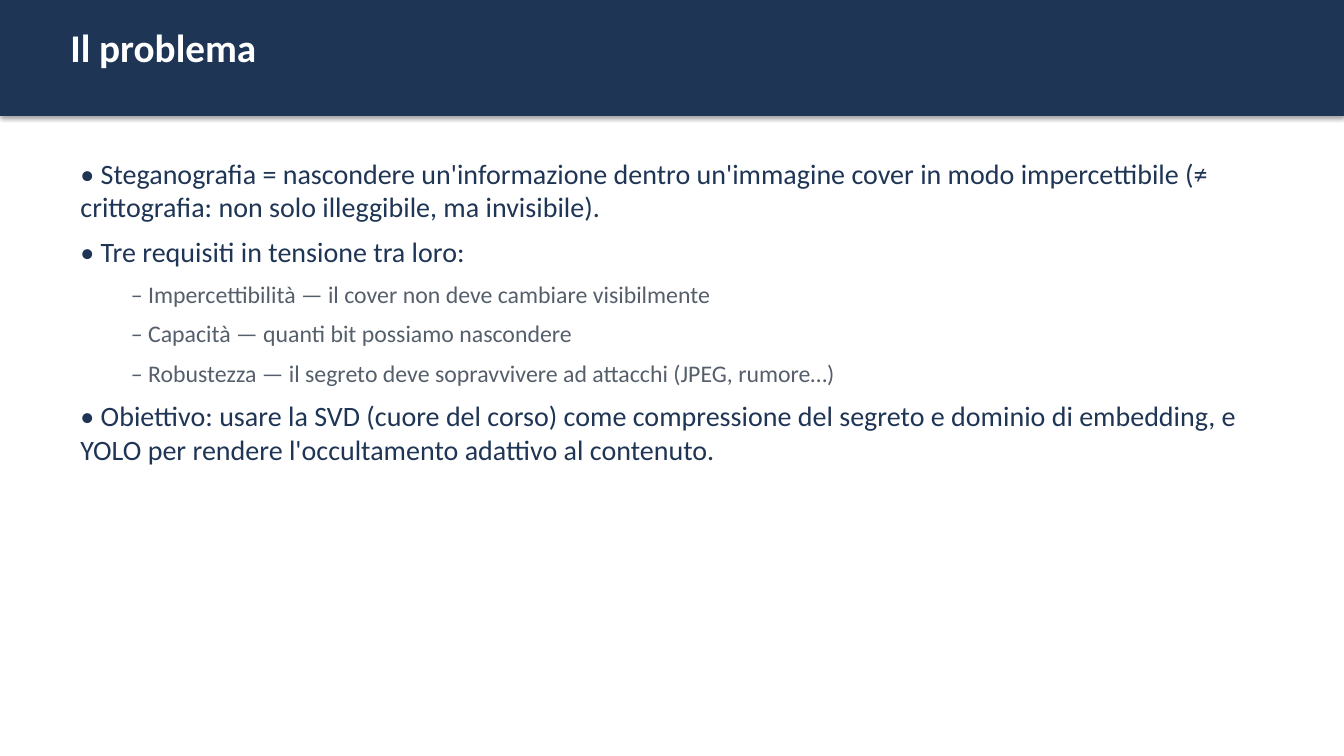
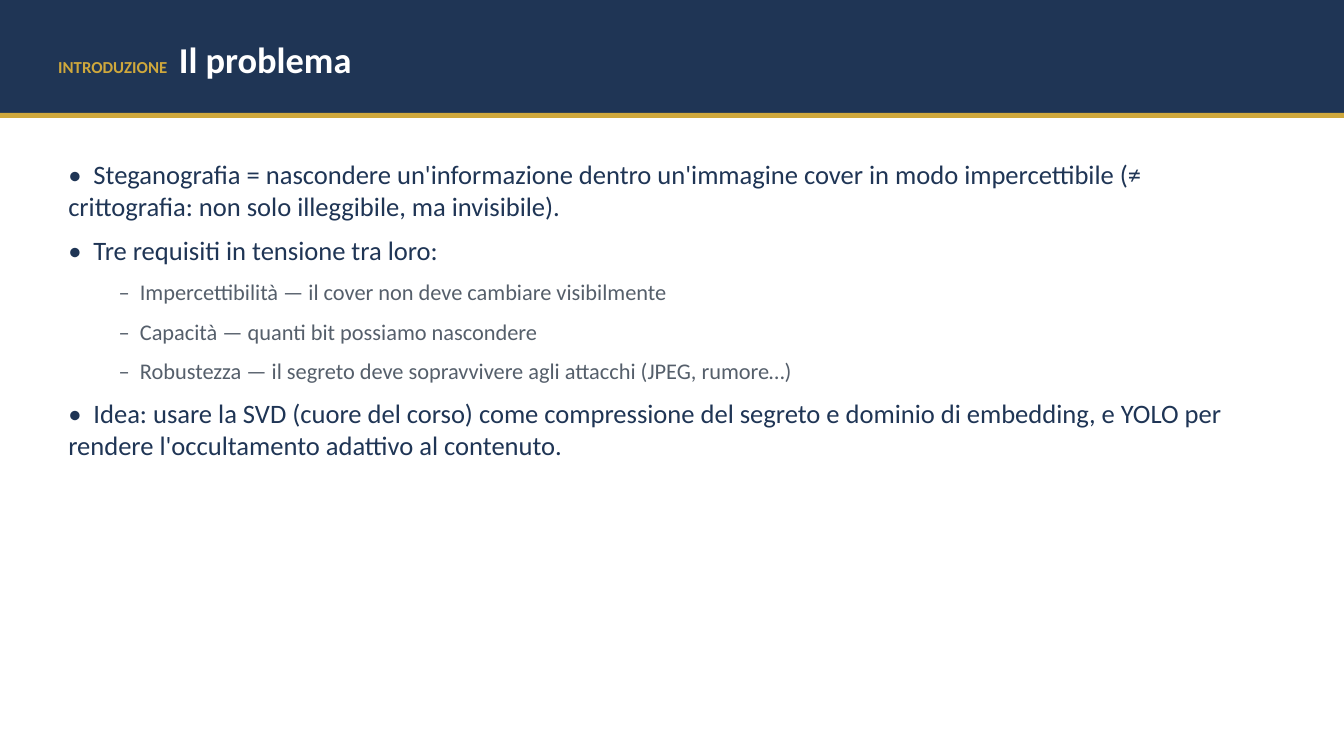
Before and after one commit to elmachico01/SVD_Claude, a slide deck: slide 2 of docs/presentazione.pptx. Drawn at 1344x756 pixels with LibreOffice and Linux fonts; fonts in the diff are those of the drawing. Boxes give left, top, right and bottom in pixels: in the first picture for what was removed or moved away, otherwise in the second. Text is boxed around its words. In the diff, an @@ line names an element or a change of style, - is before the commit and + after.

```diff
--- a/docs/presentazione.pptx
+++ b/docs/presentazione.pptx
@@ rectangle at bbox=[0, 0, 1344, 113]: shadow off @@
@@ text "INTRODUZIONE Il problema" at bbox=[58, 47, 352, 79]: vertical alignment top to middle @@
@@ text at bbox=[58, 47, 352, 79]: text changed; size 28 to 12 pt; text colour #FFFFFF to #CFA83C @@
-Il problema
+INTRODUZIONE Il problema
@@ rectangle added at bbox=[0, 113, 1344, 118], fill #CFA83C @@
@@ text at bbox=[68, 165, 1114, 344]: size 20 to 19 pt in "• Steganografia = nascondere un'informazione dentro un'immag ...", "• Tre requisiti in tensione tra loro:"; size 17 to 16 pt in "– Impercettibilità — il cover non deve ...", "– Capacità — quanti bit possiamo nascondere"; more space between paragraphs @@
@@ text at bbox=[68, 363, 1221, 455]: text changed; size 20 to 19 pt @@
-  – Robustezza — il segreto deve sopravvivere ad attacchi (JPEG, rumore…)
-• Obiettivo: usare la SVD (cuore del corso) come compressione del segreto e dominio di embedding, e YOLO per rendere l'occultamento adattivo al contenuto.
+  – Robustezza — il segreto deve sopravvivere agli attacchi (JPEG, rumore…)
+• Idea: usare la SVD (cuore del corso) come compressione del segreto e dominio di embedding, e YOLO per rendere l'occultamento adattivo al contenuto.
```
Also in this commit, not shown: 7 other slides changed, 5 slides added, 8 slides removed, 5 other files.
